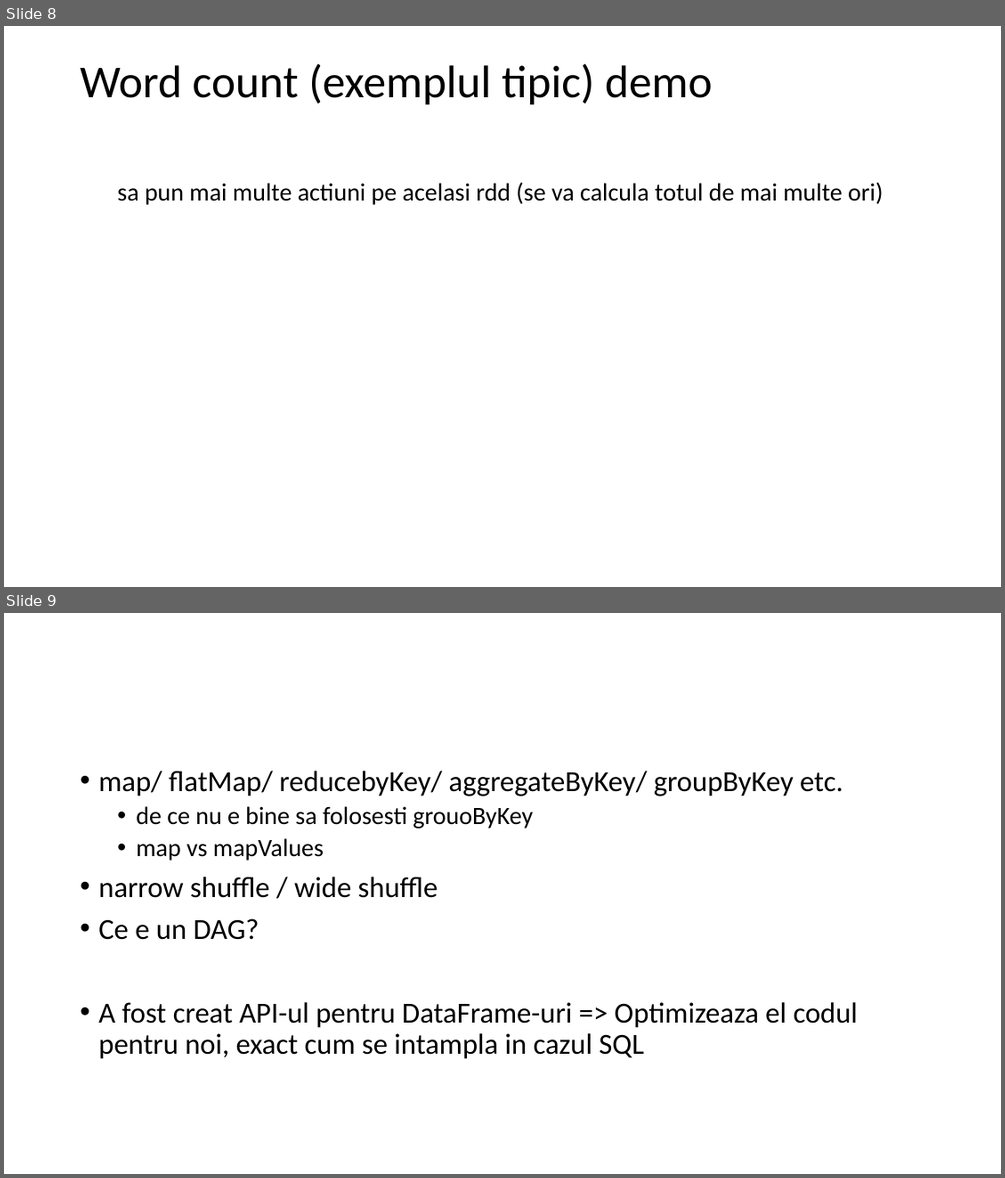
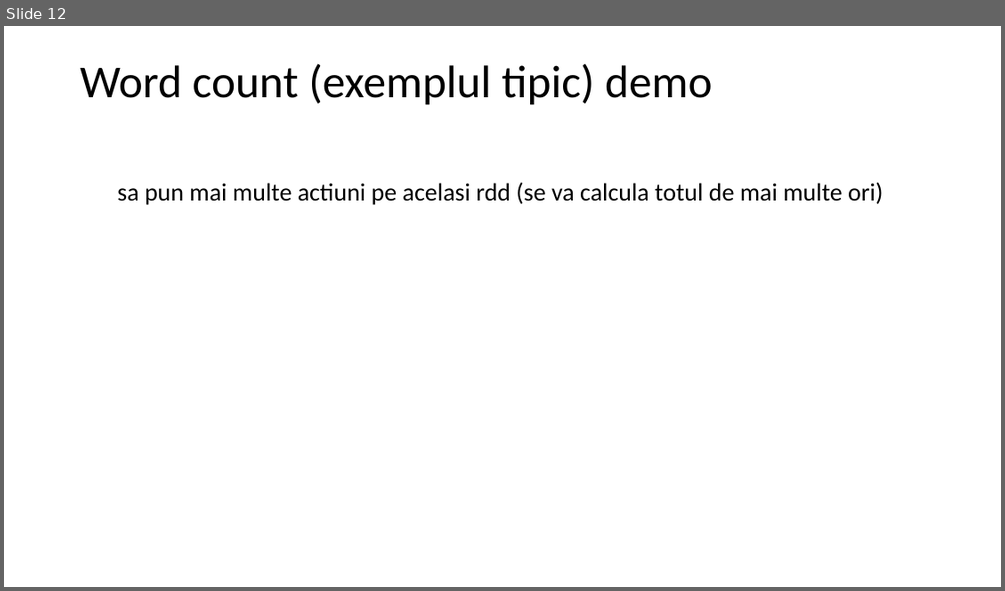
Before and after one commit to dorin-miron/MusicCl, a slide deck: scala-spark.pptx. Shown one above the other, each under a label of ours: slides 8 and 9 before the commit, slide 12 after it. The pictures are 1005x1178 and 1005x591 pixels, drawn with LibreOffice and Linux fonts; fonts in the diff are those of the drawing. Boxes give left, top, right and bottom in pixels: in the first picture for what was removed or moved away, otherwise in the second. Text is boxed around its words. In the diff, an @@ line names an element or a change of style, - is before the commit and + after.

```diff
--- a/scala-spark.pptx
+++ b/scala-spark.pptx
@@ slide 9 removed at (4, 613, 1001, 1174), background #FFFFFF @@
@@ text removed at (98, 771, 858, 1059) @@
-• map/ flatMap/ reducebyKey/ aggregateByKey/ groupByKey etc.
-  • de ce nu e bine sa folosesti grouoByKey
-  • map vs mapValues
-• narrow shuffle / wide shuffle
-• Ce e un DAG?
-• A fost creat API-ul pentru DataFrame-uri => Optimizeaza el codul pentru noi, exact cum se intampla in cazul SQL
@@ what was slide 8 is now slide 12 @@
```
Also in this commit, not shown: 5 slides changed, 15 slides added, 4 other slides removed, 1 other file.
